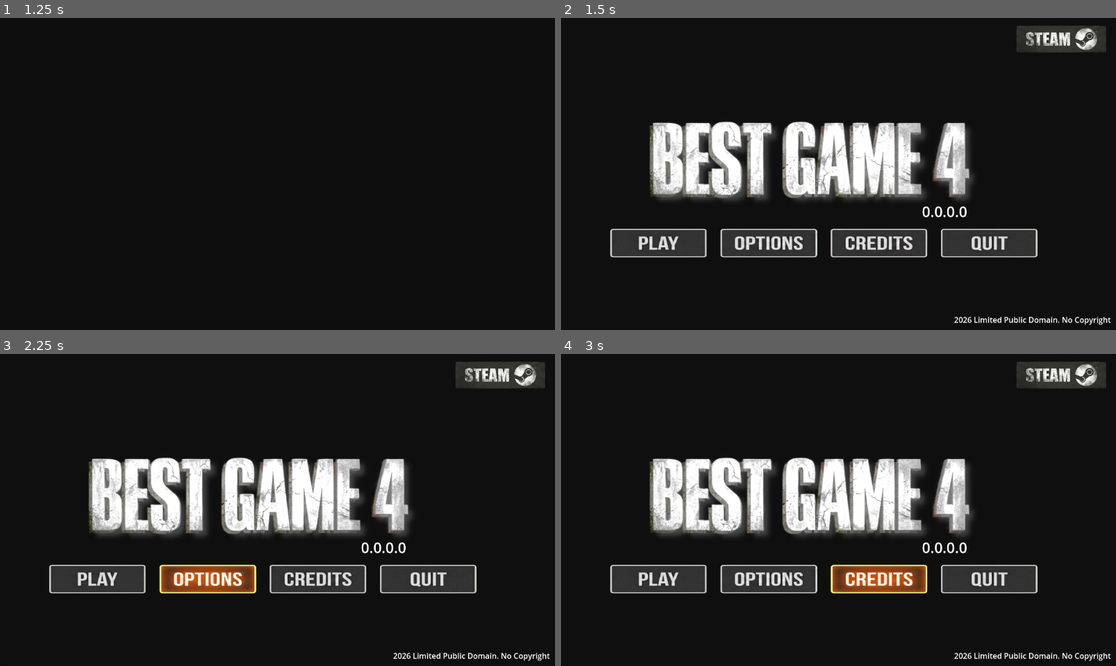
Above: before the commit, frames 1-4 (two rows, left to right).
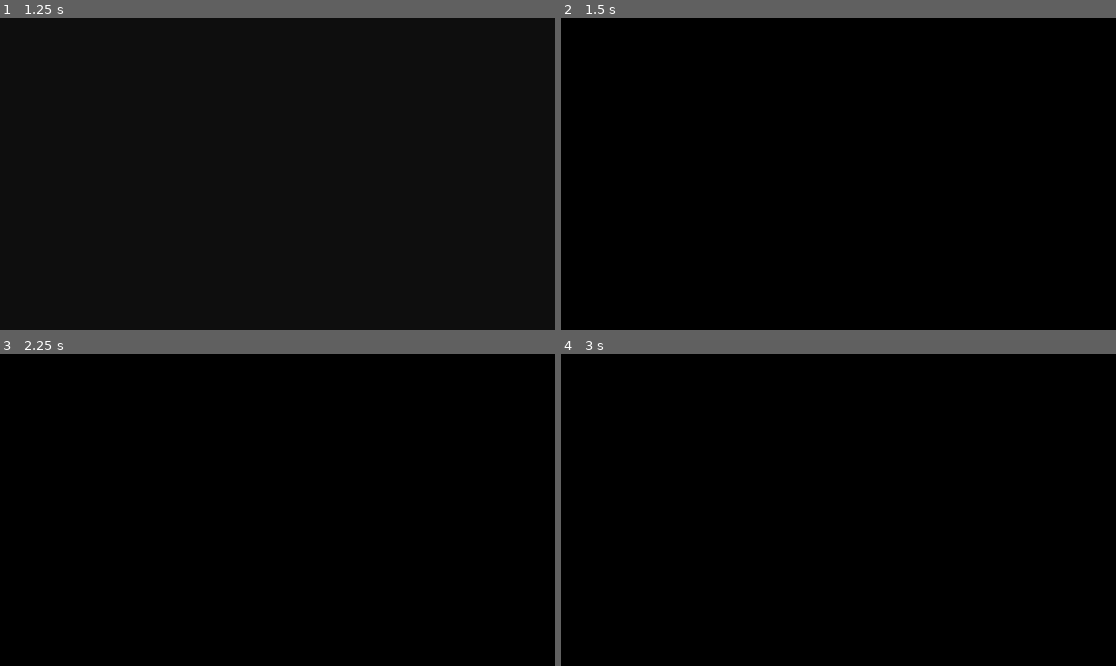
Above: after the commit, the same moments.

Repository: BoQsc/best-game-4-main-menu
Game: Godot game, scene res://node_2d.tscn
Two runs of this game, one before a commit and one after it. Both use one fixed random seed, a clock stepped at 60 frames per second and the inputs below. Video files are missing from this copy of the repository; at most half a second of black plays in their place.
Inputs (mouse positions are in pixels of both pictures, inside the frame that each line leads up to):
- Up to frame 1 (1.25 s): click (499, 39) at 0.52 s
- Up to frame 2 (1.5 s): click "0.0.0.0" at 1.25 s
- Up to frame 3 (2.25 s): click (205, 578) at 2 s
- Up to frame 4 (3 s): click (877, 578) at 2.75 s

Frame 1 is identical in both runs. In frame 2, 22% of the frame differs, in the area x 8-100%, y 2-99%; in frame 3, 22%; in frame 4, 22%.

Commit message:
Add suspense before reveal of main menu

Diff:
--- a/node_2d.tscn
+++ b/node_2d.tscn
@@ -36,7 +36,7 @@
 func _ready():
 	finished.connect(_on_video_finished)
 
-	# Setup: Ensure Overlay is invisible, Video is visible
+	# Setup: Overlay is invisible, Video is visible
 	if fade_overlay:
 		fade_overlay.modulate.a = 0.0
 	modulate.a = 1.0
@@ -45,24 +45,37 @@
 	if fade_overlay and intro_container:
 		var tween = create_tween()
 
-		# set_parallel(true) makes the next two animations happen at the same time
+		# --- PHASE 1: Crossfade to Solid Color ---
 		tween.set_parallel(true)
-
-		# 1. Fade IN the Overlay (0 -> 1)
+		# Fade IN the Overlay (0 -> 1)
 		tween.tween_property(fade_overlay, \"modulate:a\", 1.0, 1.0)
-
-		# 2. Fade OUT this Video Player (1 -> 0)
+		# Fade OUT this Video Player (1 -> 0)
 		tween.tween_property(self, \"modulate:a\", 0.0, 1.0)
 
-		# 3. Chain the cleanup callback (after the parallel part is done)
-		# We use set_parallel(false) to stop parallel mode for the callback
-		tween.chain().tween_callback(_cleanup_nodes)
+		# --- PHASE 2: The Suspense (Hold) ---
+		# chain() tells the tween: \"Wait for previous parallel steps to finish\"
+		# tween_interval(2.0) creates a 2-second pause on the solid color
+		tween.chain().tween_interval(2.0)
+
+		# --- PHASE 3: Fade Out Overlay (Reveal Game) ---
+		# chain() again to wait for the interval to finish
+		# We fade the overlay back to 0 so we can see the menu/game behind it
+		tween.chain().tween_property(fade_overlay, \"modulate:a\", 0.0, 1.0)
+
+		# --- PHASE 4: Cleanup ---
+		# Finally, disable the nodes completely
+		tween.tween_callback(_cleanup_nodes)
 
 func _cleanup_nodes():
+	# Turn off the Overlay explicitly
+	if fade_overlay:
+		fade_overlay.visible = false
+
 	# Turn off the Main Container
-	intro_container.visible = false
-
-	# Turn off the Player explicitly
+	if intro_container:
+		intro_container.visible = false
+
+	# Turn off the Player
 	visible = false
 	stop()
 "
@@ -269,7 +282,7 @@
 [node name="SubViewport" type="SubViewport" parent="IntroVideo"]
 size = Vector2i(1100, 512)
 
-[node name="ColorRect" type="ColorRect" parent="IntroVideo/SubViewport"]
+[node name="FadeOverlay" type="ColorRect" parent="IntroVideo/SubViewport"]
 anchors_preset = 15
 anchor_right = 1.0
 anchor_bottom = 1.0
@@ -287,5 +300,5 @@
 autoplay = true
 expand = true
 script = SubResource("GDScript_d2bti")
-fade_overlay = NodePath("../ColorRect")
+fade_overlay = NodePath("../FadeOverlay")
 intro_container = NodePath("../..")
